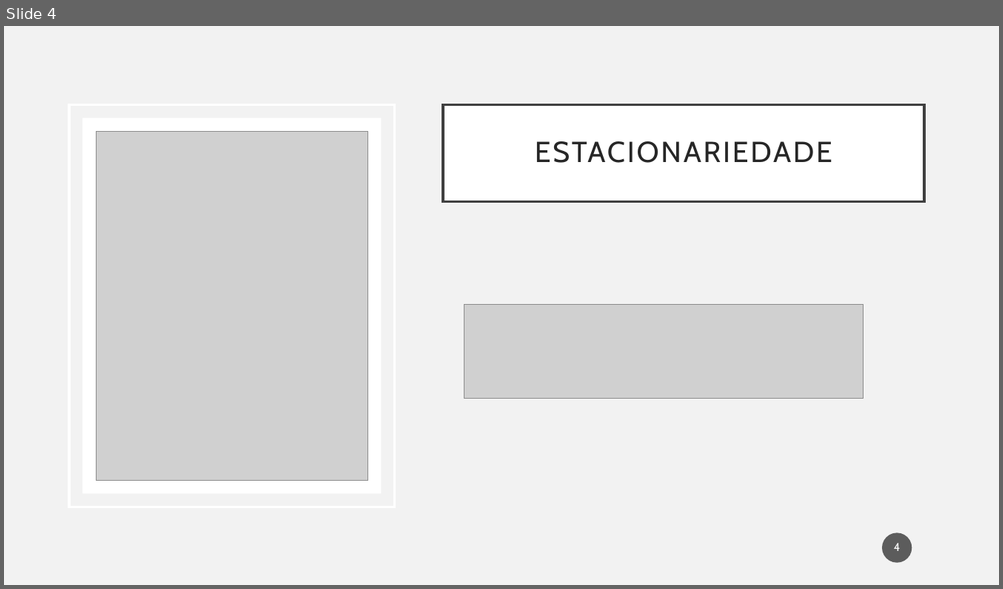
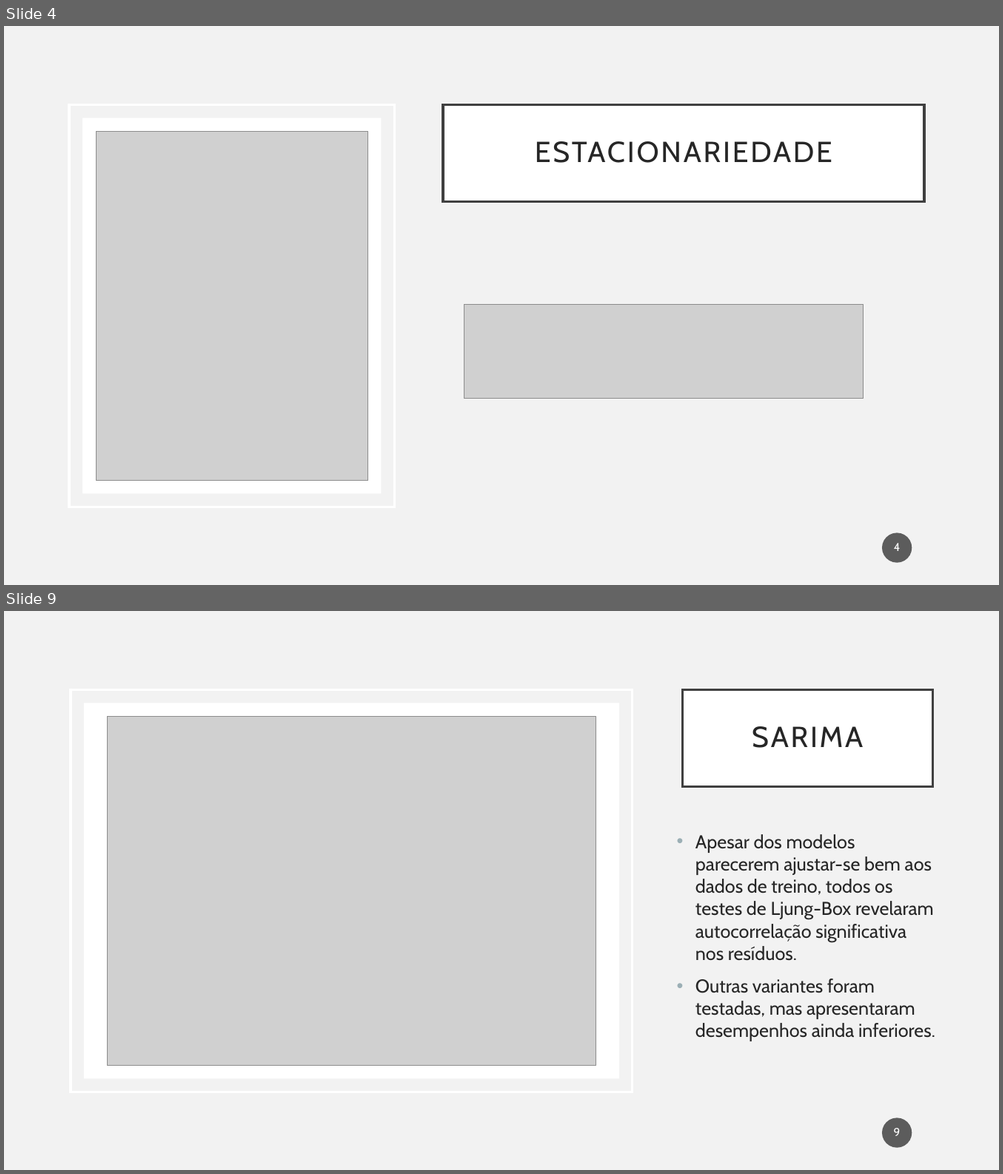
Before and after one commit to Hugoverissimo21/ElectricityForecastES, a slide deck: slides.pptx. Shown one above the other, each under a label of ours: slide 4 before the commit, slides 4 and 9 after it; the slides between them are not shown. The pictures are 1003x589 and 1003x1174 pixels, drawn with LibreOffice and Linux fonts; fonts in the diff are those of the drawing; grey boxes stand for pictures. Boxes give left, top, right and bottom in pixels: in the first picture for what was removed or moved away, otherwise in the second. Text is boxed around its words. In the diff, an @@ line names an element or a change of style, - is before the commit and + after.

```diff
--- a/slides.pptx
+++ b/slides.pptx
@@ slide 9 added at (4, 611, 999, 1170), background #F2F2F2 @@
@@ rectangle added at (71, 689, 632, 1092), outline #FFFFFF 2.5 pt @@
@@ title added at (683, 689, 932, 786), fill #FFFFFF, outline #404040 2.5 pt, 28 pt, text #262626 @@
+SARIMA
@@ rectangle added at (84, 703, 619, 1079), fill #FFFFFF @@
@@ picture added at (107, 716, 596, 1065) @@
@@ text added at (695, 834, 935, 1042), 18 pt, text #262626 @@
+• Apesar dos modelos parecerem ajustar-se bem aos dados de treino, todos os testes de Ljung-Box revelaram autocorrelação significativa nos resíduos.
+• Outras variantes foram testadas, mas apresentaram desempenhos ainda inferiores.
@@ page number added at (882, 1119, 912, 1148), fill #1D1D1D at 70% opacity, 11 pt, text #FFFFFF @@
+9
```
Also in this commit, not shown: 14 slides changed, 3 other slides added, 5 slides removed, 1 other file.
